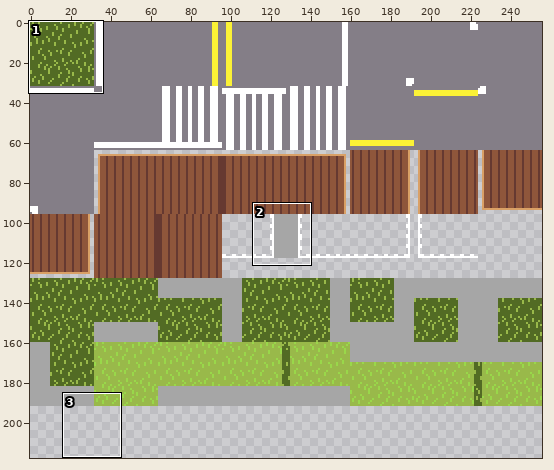
Sprite sheet: bin/imgs/mapTile2.png. The first picture is a wide view before the edit; the outline marks the close-up.
Close-up. Old version:
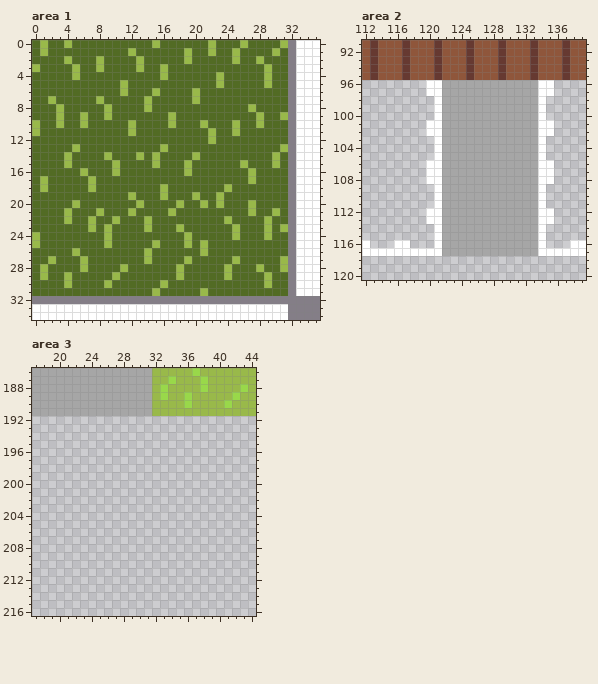
The file is 256x256 pixels. Shown: area 1: x 0..35, y 0..34; area 2: x 112..139, y 91..120; area 3: x 17..44, y 186..216. The wide view leaves out empty margins.
The same view after the edit:
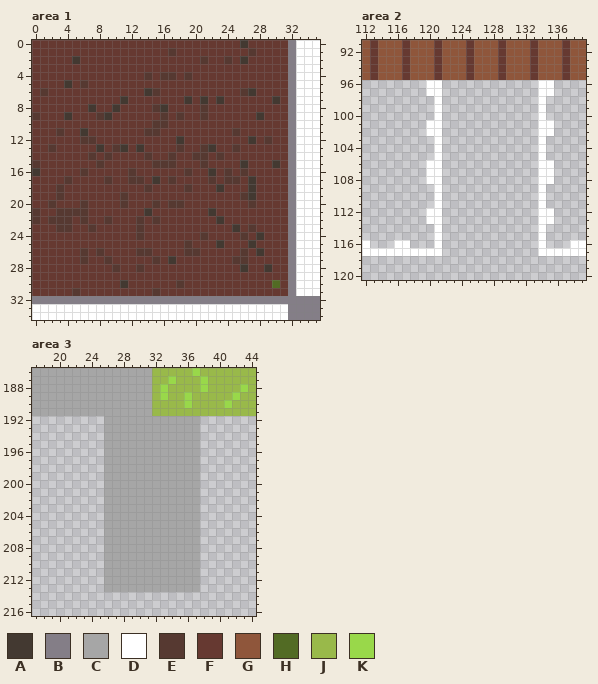
Palette (. is transparent): A #433931  B #847e87  C #a6a6a6  D #ffffff  E #563931  F #663931  G #8f563b  H #526b24  J #99b94a  K #99d84a
Diff:
Changed rows in their new state; - is an unchanged pixel.
Area 1:
first column x 0:
 0 FFFFFFFFFFFFFFFFFFFFFFFFFFAFFFFF
 1 FFFFFFFFFFFFFFFFFEFFFFFFFFFEFFFF
 2 FFFFFAFFFFFFFFFFFFFFFEFFEFAFFFFF
 3 FFFFFFFFFFFFFFFFFFFFFFFFFFFFFFFF
 4 FFFFFFFFFFFFFFEFEEFEFFFFFFFFFFFF
 5 FFFFAFEFFFFFFFFFFFFFFFFFFFFFFFFF
 6 FEFFFFFFFFFFFFAEFFFFFFFFFFEAFFFF
 7 FFFFFFFFFFFAFFFFFFFAFAFAFFFFFFAF
 8 FFFFFFFAFFAFFFFEAFFFFEFFFFFFFFFF
 9 EFFFAFFFEAFFFFFFEFEFFEFFFFFFAFFF
10 FFFFFFFFFFFFFFFEEFFFFFFFFFFFFFFF
11 FFFEFFAFFFFFFFEEFFFFFFFFFEFFFFFF
12 FFFFFFEEFFFFFFFFFFAFFFFFFFFAFEFF
13 FFEFFFFFAFEAFAFFFFEFFEAFFEFFFFFF
14 FFFFFFFEFEFFFFEFFEFFEEFEFFFFFFFF
15 EFFFFFFFEFFFFFFEEEFFFEFFFFAFFFAF
16 AFFFFFEFFFFFEFFFFFFEFFAFEFEFFFFF
17 FFFFEFFFFEFFEEFAFEFFFFEFEEFAFFFF
18 FFFEFFFFFFFFFFEFFFFEFFFAFFFAFFFF
19 FFFEFFFFFFFEFFFFFFFFFFFFFFEAFFFF
20 FFEFFFEFFFFEFFFEFEEFFFFFFFFEFFFF
21 EFFEEEEFFFFFFFAFFFFFFFAFFFFFFFFF
22 EFEEEFEFFEFFFEFEFFFFFFFAFFFFFFFF
23 FFFEEFFEFFFFFEFFFFFFFFFFFAFEFFFF
24 FFFFFFFFFFFFFEFFFFFFFEFFFFEFAFFF
25 FFFFFFFFFFFFFFFFFFFEFFFAFFFAFFFF
26 FFFFFFEFEFFFFEEFFFFEEFFFFFEFAFFF
27 FFFFFFEFFEFFFFFEFAFFFFFFFEEFFFFF
28 FFFFFFFFFFEFFEFFFFFFFFFFFFAFFAFF
29 FFFFFFFFFFFFFFFFFFFFFFFFFFFFFFFF
30 FFFFFFFFFFFAFFFFFFEFFFFFFFFFFF-F
31 FFFFFEFFFFFFFFFEFFFFFFFFFFFFFFFF
Area 2:
first column x 122:
 96 ............
 97 ............
 98 ............
 99 ............
100 ............
101 ............
102 ............
103 ............
104 ............
105 ............
106 ............
107 ............
108 ............
109 ............
110 ............
111 ............
112 ............
113 ............
114 ............
115 ............
116 ............
117 ............
Area 3:
first column x 26:
192 CCCCCCCCCCCC
193 CCCCCCCCCCCC
194 CCCCCCCCCCCC
195 CCCCCCCCCCCC
196 CCCCCCCCCCCC
197 CCCCCCCCCCCC
198 CCCCCCCCCCCC
199 CCCCCCCCCCCC
200 CCCCCCCCCCCC
201 CCCCCCCCCCCC
202 CCCCCCCCCCCC
203 CCCCCCCCCCCC
204 CCCCCCCCCCCC
205 CCCCCCCCCCCC
206 CCCCCCCCCCCC
207 CCCCCCCCCCCC
208 CCCCCCCCCCCC
209 CCCCCCCCCCCC
210 CCCCCCCCCCCC
211 CCCCCCCCCCCC
212 CCCCCCCCCCCC
213 CCCCCCCCCCCC
